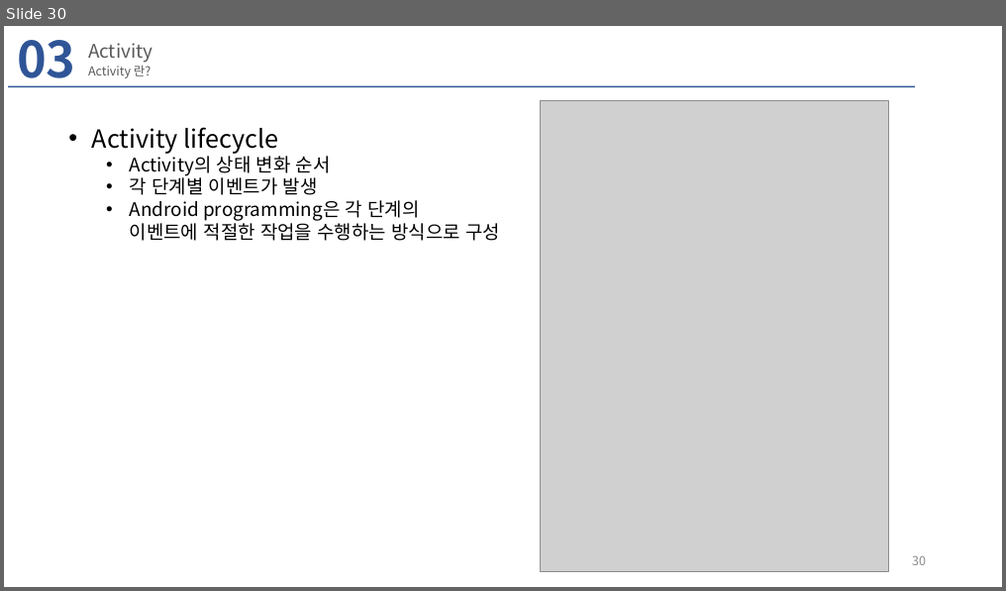
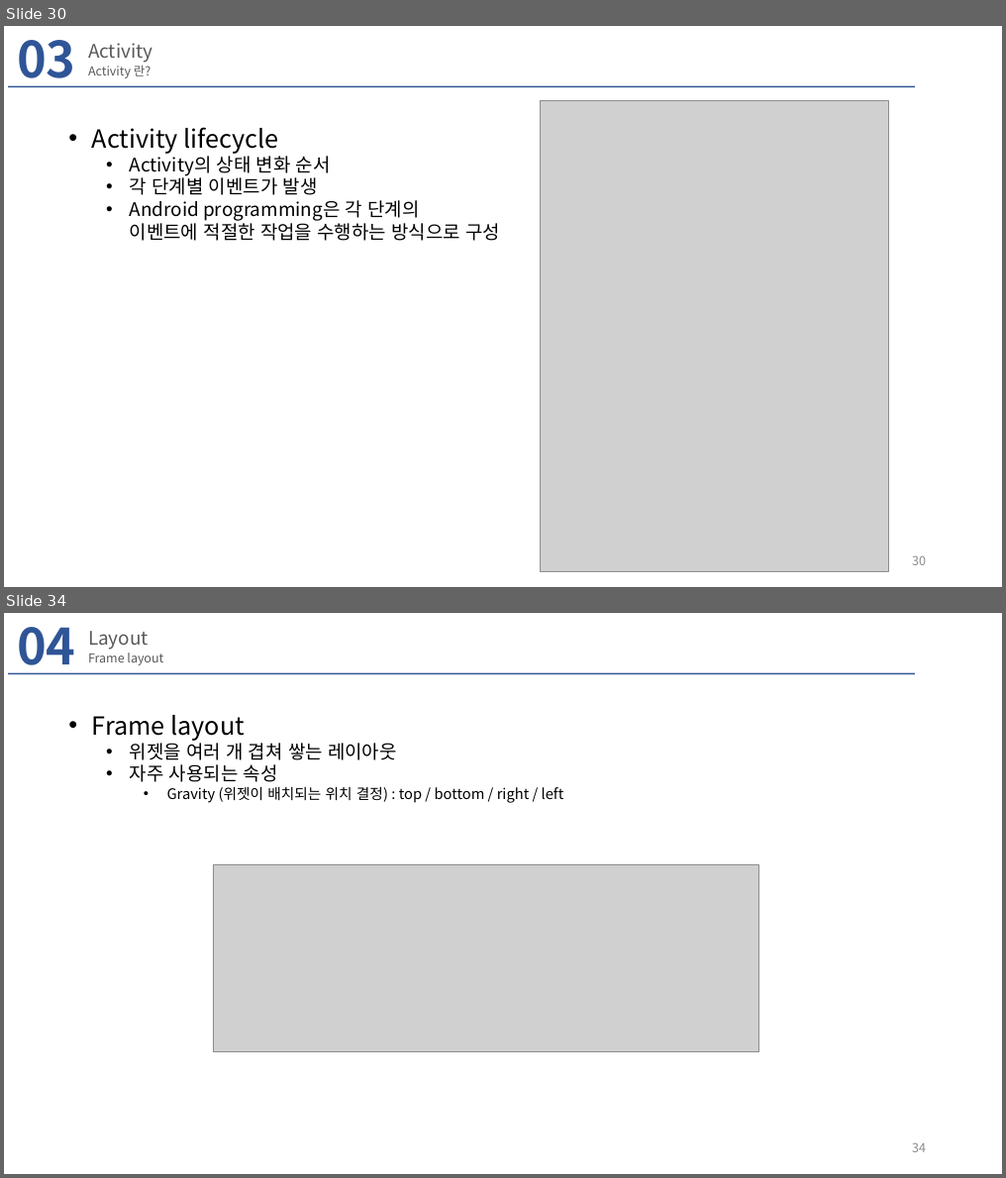
Before and after one commit to hyeonsanghwang/Lab_study, a slide deck: PPT/카메라 기반 실시간 영상처리 기능을 포함한 안드로이드 앱 개발 01.pptx. Shown one above the other, each under a label of ours: slide 30 before the commit, slides 30 and 34 after it; the slides between them are not shown. The pictures are 1006x591 and 1006x1178 pixels, drawn with LibreOffice and Linux fonts; fonts in the diff are those of the drawing; grey boxes stand for pictures; background and template pictures are left out. Boxes give left, top, right and bottom in pixels: in the first picture for what was removed or moved away, otherwise in the second. Text is boxed around its words. In the diff, an @@ line names an element or a change of style, - is before the commit and + after.

```diff
--- a/PPT/카메라 기반 실시간 영상처리 기능을 포함한 안드로이드 앱 개발 01.pptx
+++ b/PPT/카메라 기반 실시간 영상처리 기능을 포함한 안드로이드 앱 개발 01.pptx
@@ slide 34 added at box(4, 613, 1002, 1174), background #FFFFFF; not listed: 1 template element that a slide beside it also shows @@
@@ text added at box(17, 627, 75, 674), 48 pt, text #2F5597, bold @@
+04
@@ title added at box(88, 631, 149, 650), 18 pt, text #595959 @@
+Layout
@@ text added at box(88, 653, 163, 665), 11.9 pt, text #595959 @@
+Frame layout
@@ text added at box(92, 715, 564, 803), 14 pt, text #000000 @@
+• Frame layout
+  • 위젯을 여러 개 겹쳐 쌓는 레이아웃
+  • 자주 사용되는 속성
+    • Gravity (위젯이 배치되는 위치 결정) : top / bottom / right / left
@@ picture added at box(213, 865, 758, 1053) @@
@@ page number added at box(912, 1144, 926, 1153), 12 pt, text #8C8C8C @@
+34
```
Also in this commit, not shown: 6 other slides added.
